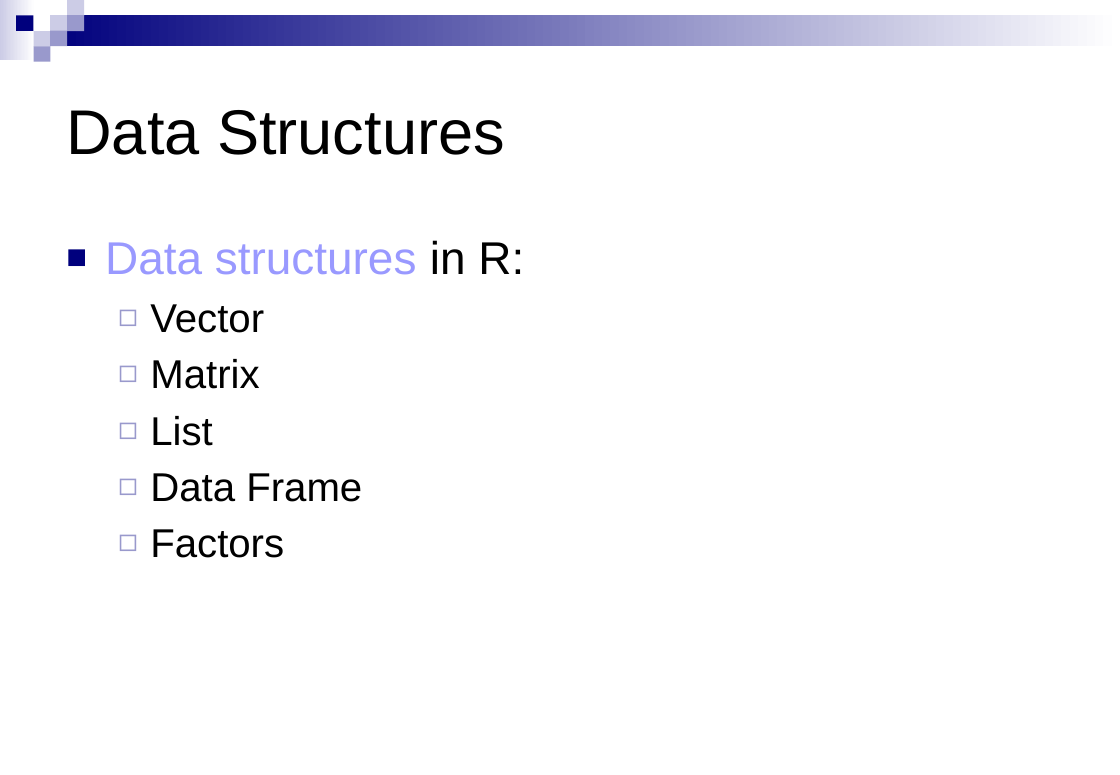
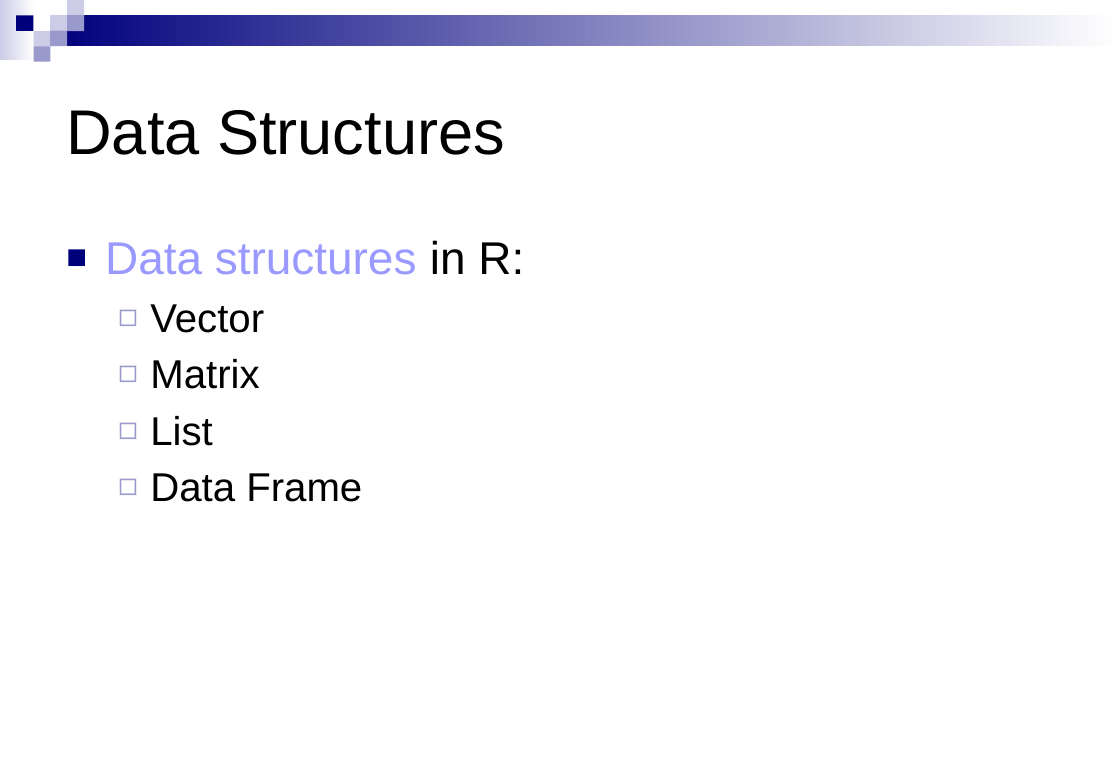
Before and after one commit to Mollinetti/Experiment-Design-R, a slide deck: slide 41 of Class_1.pptx (slide 40 before the commit). Drawn at 1120x775 pixels with LibreOffice and Linux fonts; fonts in the diff are those of the drawing. Boxes give left, top, right and bottom in pixels: in the first picture for what was removed or moved away, otherwise in the second. Text is boxed around its words. In the diff, an @@ line names an element or a change of style, - is before the commit and + after.

```diff
--- a/Class_1.pptx
+++ b/Class_1.pptx
@@ text at bbox=[150, 529, 284, 558]: paragraph removed @@
-  ◻ Factors
```
Also in this commit, not shown: 1 slide added, 4 other files.
